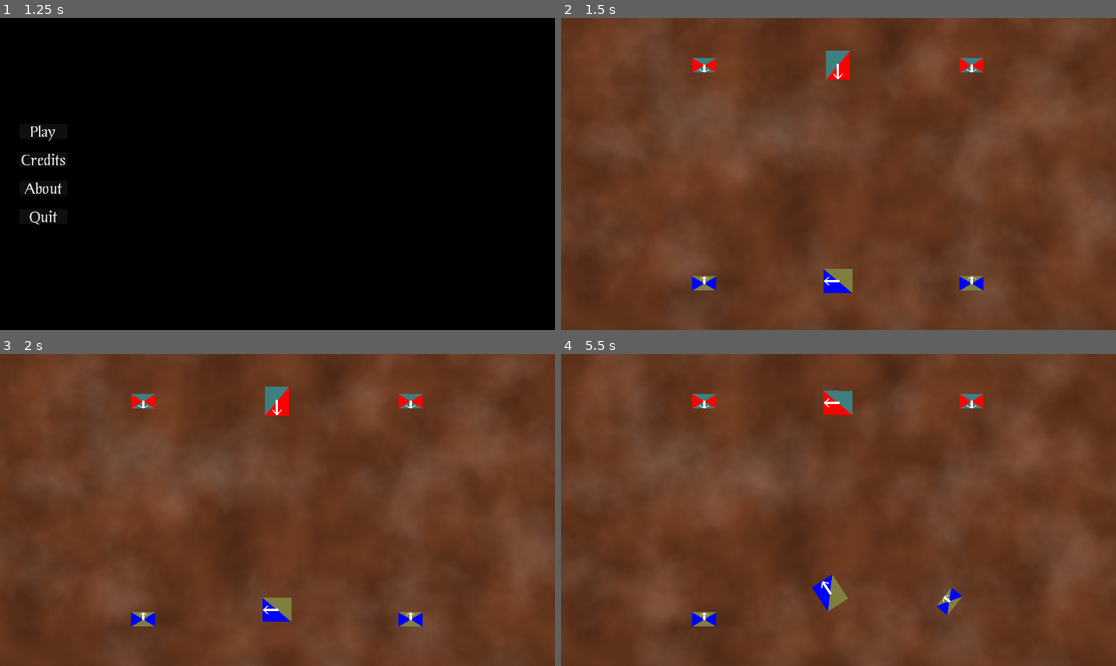
Above: before the commit, frames 1-4 (two rows, left to right).
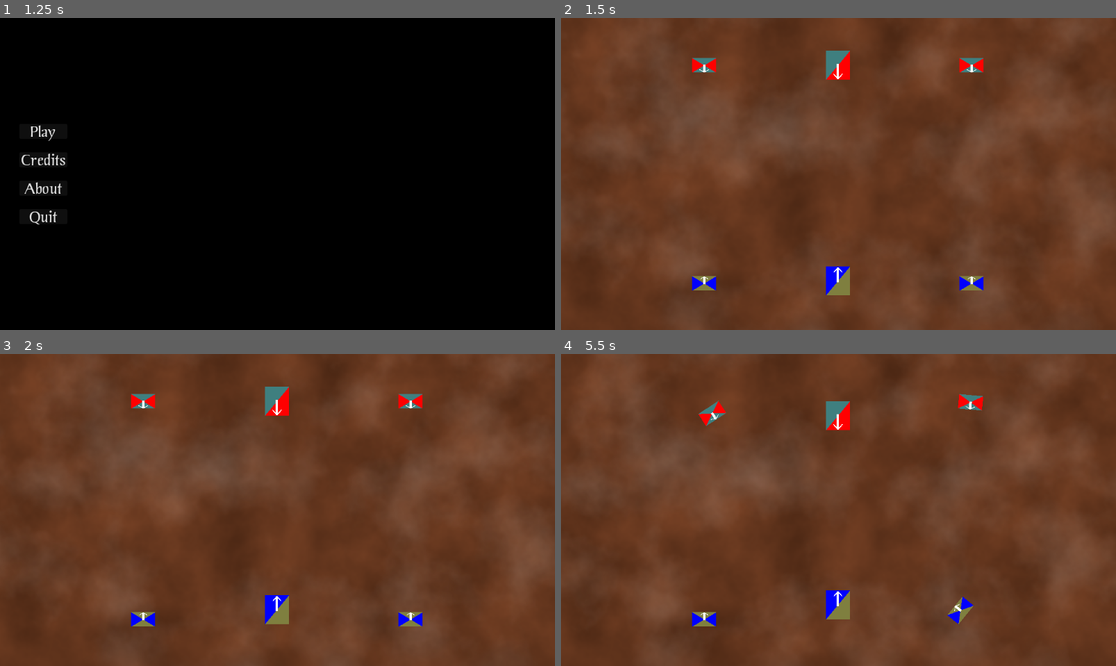
Above: after the commit, the same moments.

Repository: Habidakus/fantasy-battle
Game: Godot game, scene res://Scenes/TopLevelStateMachine.tscn
Same seed, same stepped clock (60 frames per second), same inputs: the game is played once before the commit and once after it.
Inputs (mouse positions are in pixels of both pictures, inside the frame that each line leads up to):
- Up to frame 1 (1.25 s): tap Enter at 0.5 s; move the mouse to (399, 158) at 0.52 s; click (399, 158) at 0.67 s
- Up to frame 2 (1.5 s): click "Play" at 1.25 s
- Up to frame 3 (2 s): no input
- Up to frame 4 (5.5 s): move the mouse to (727, 525) at 2.02 s; click (727, 525) at 2.17 s; move the mouse to (894, 441) at 2.77 s; click (894, 441) at 2.92 s; move the mouse to (810, 572) at 3.52 s; click (810, 572) at 3.67 s; move the mouse to (1005, 556) at 4.27 s; click (1005, 556) at 4.42 s; move the mouse to (672, 463) at 5.02 s; click (672, 463) at 5.17 s

Frame 1 is identical in both runs. In frame 2, 0.3% of the frame differs, in the area x 47-53%, y 79-89%; in frame 3, 0.3%; in frame 4, 2.1%, in the area x 23-77%, y 11-87%.

Commit message:
fixed rotation bug, fixed units going twice bug, update on screen unit size

Diff:
--- a/Scripts/BoardState.gd
+++ b/Scripts/BoardState.gd
@@ -125,6 +125,12 @@
 	return ret_val
 
 func OrderSquads() -> void:
+
+	_turn_order.clear()
+	for army : Army in _armies:
+		for squad : Squad in army._squads:
+			if !squad.IsDead():
+				_turn_order.append(squad)
 	_turn_order.sort_custom(Callable(self, "IsFirstSquadSooner"))
 	while _turn_order.back().IsDead():
 		_turn_order.pop_back()
--- a/Scripts/State_ProcessOrders.gd
+++ b/Scripts/State_ProcessOrders.gd
@@ -33,12 +33,25 @@
 						if _lerp_val >= 1:
 							squad.rotation = pending_squad.rotation
 						else:
-							squad.rotation = data[1] + lerp_angle(data[1], pending_squad.rotation, _lerp_val)
+							squad.rotation = lerp_angle(data[1], pending_squad.rotation, _lerp_val)
 							did_work = true
 	if did_work:
 		_lerp_val += delta
 		our_state_machine.UpdateArmies()
 		return
+
+
+	for army : Army in old_board_state._armies:
+		for squad : Squad in army._squads:
+			if not _pending_board_state.HasSquad(squad.id):
+				print("TODO: Need to remove %s" % [squad])
+				continue
+			var pending_squad : Squad = _pending_board_state.GetSquadById(squad.id)
+			if pending_squad != null:
+				squad._units_healthy = pending_squad._units_healthy
+				squad._units_wounded = pending_squad._units_wounded
+				squad._next_move = pending_squad._next_move
+
 	our_state_machine.switch_state("State_DetermineWhoGoesNext")
 
 func enter_state() -> void:
